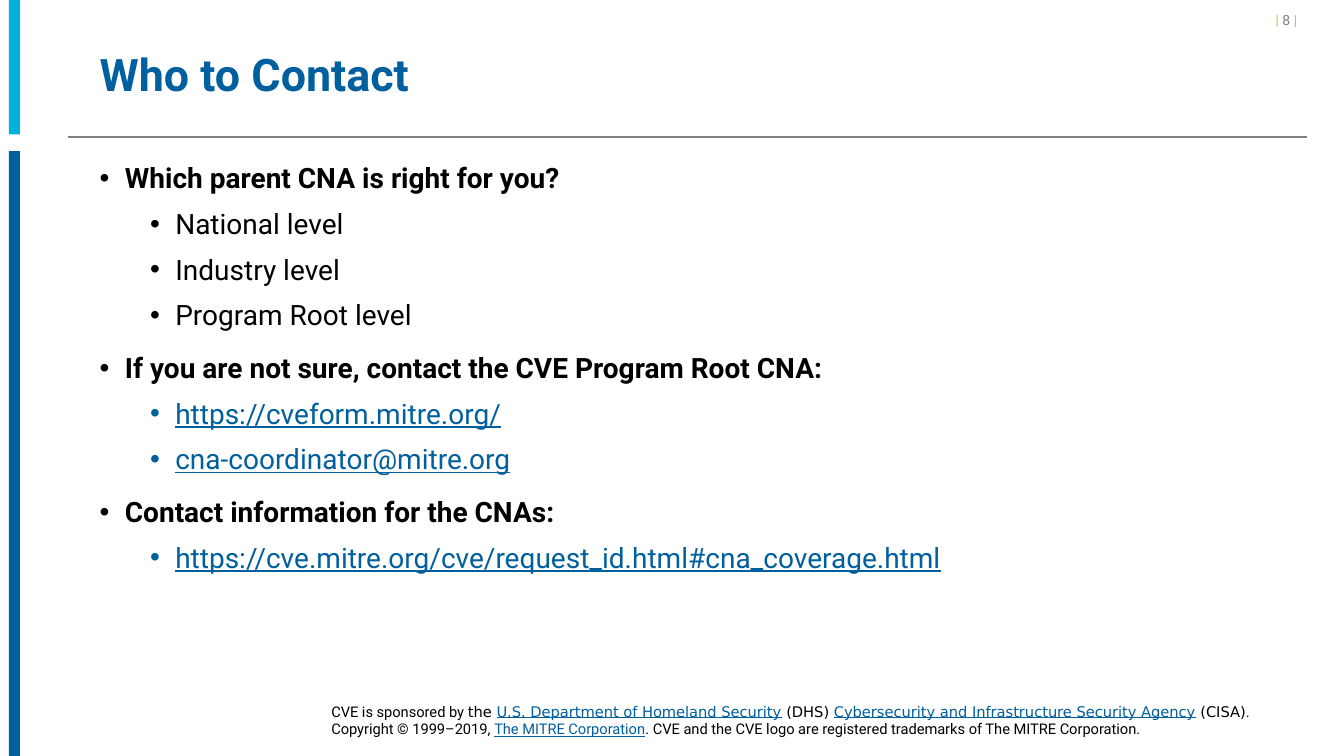
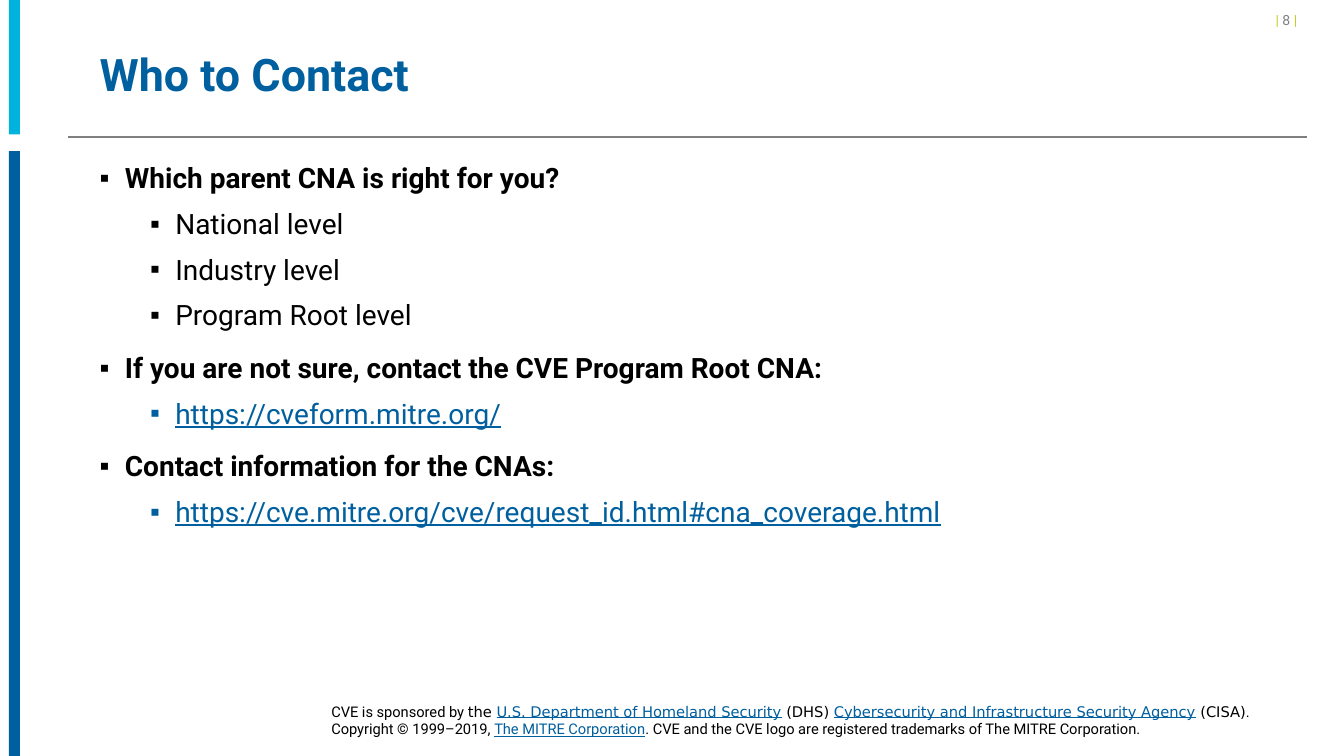
Before and after one commit to CVEProject/cveproject.github.io, a slide deck: slide 8 of docs/cna/Becoming_a_CNA.pptx. Drawn at 1344x756 pixels with LibreOffice and Linux fonts; fonts in the diff are those of the drawing; background and template pictures are left out. Boxes give left, top, right and bottom in pixels: in the first picture for what was removed or moved away, otherwise in the second. Text is boxed around its words. In the diff, an @@ line names an element or a change of style, - is before the commit and + after.

```diff
--- a/docs/cna/Becoming_a_CNA.pptx
+++ b/docs/cna/Becoming_a_CNA.pptx
@@ text "Which parent CNA is right ..." at [125,166,940,528]: bullet • to ▪ @@
@@ text at [175,448,510,476]: paragraph removed @@
-  • cna-coordinator@mitre.org
```
Also in this commit, not shown: 20 other slides changed.
